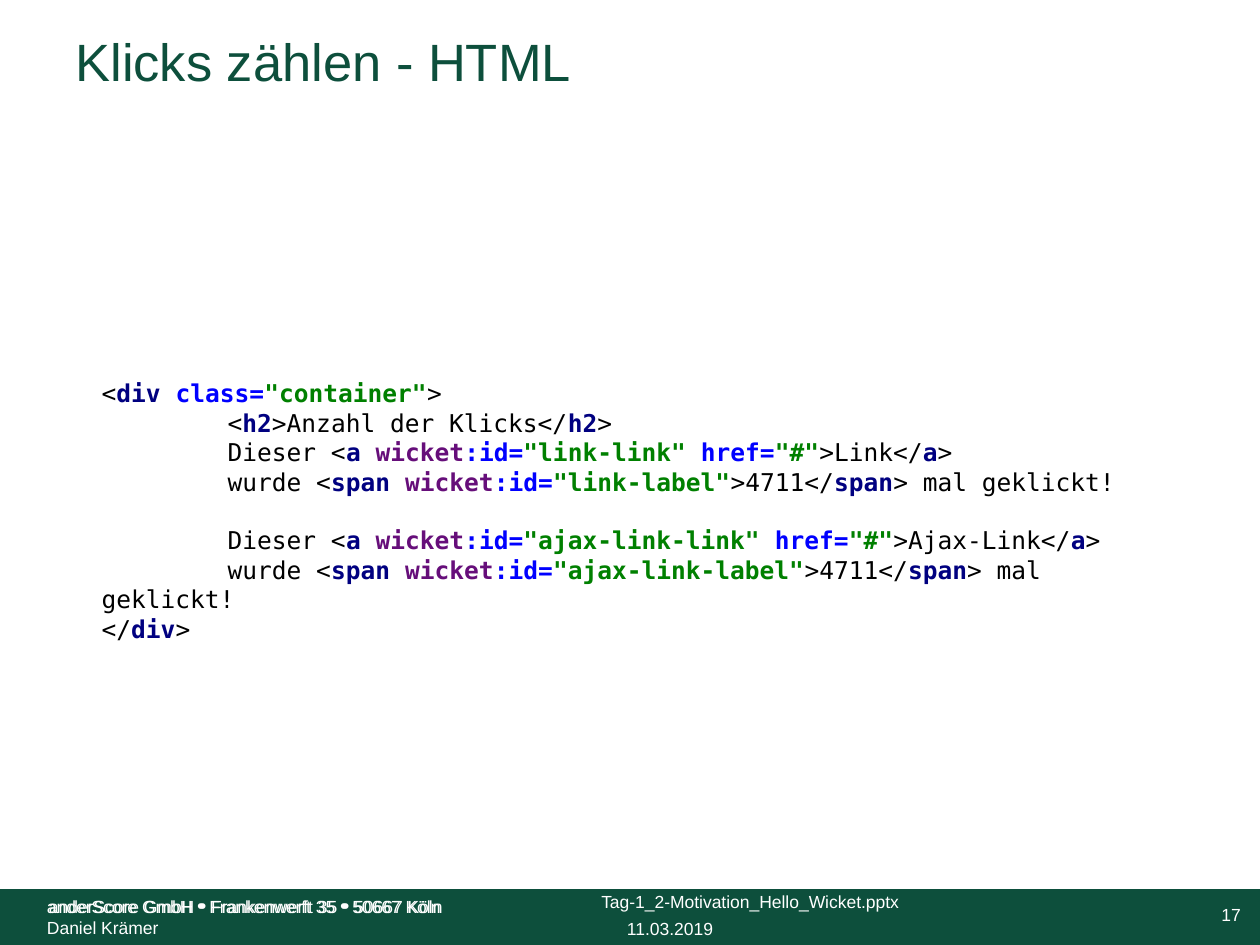
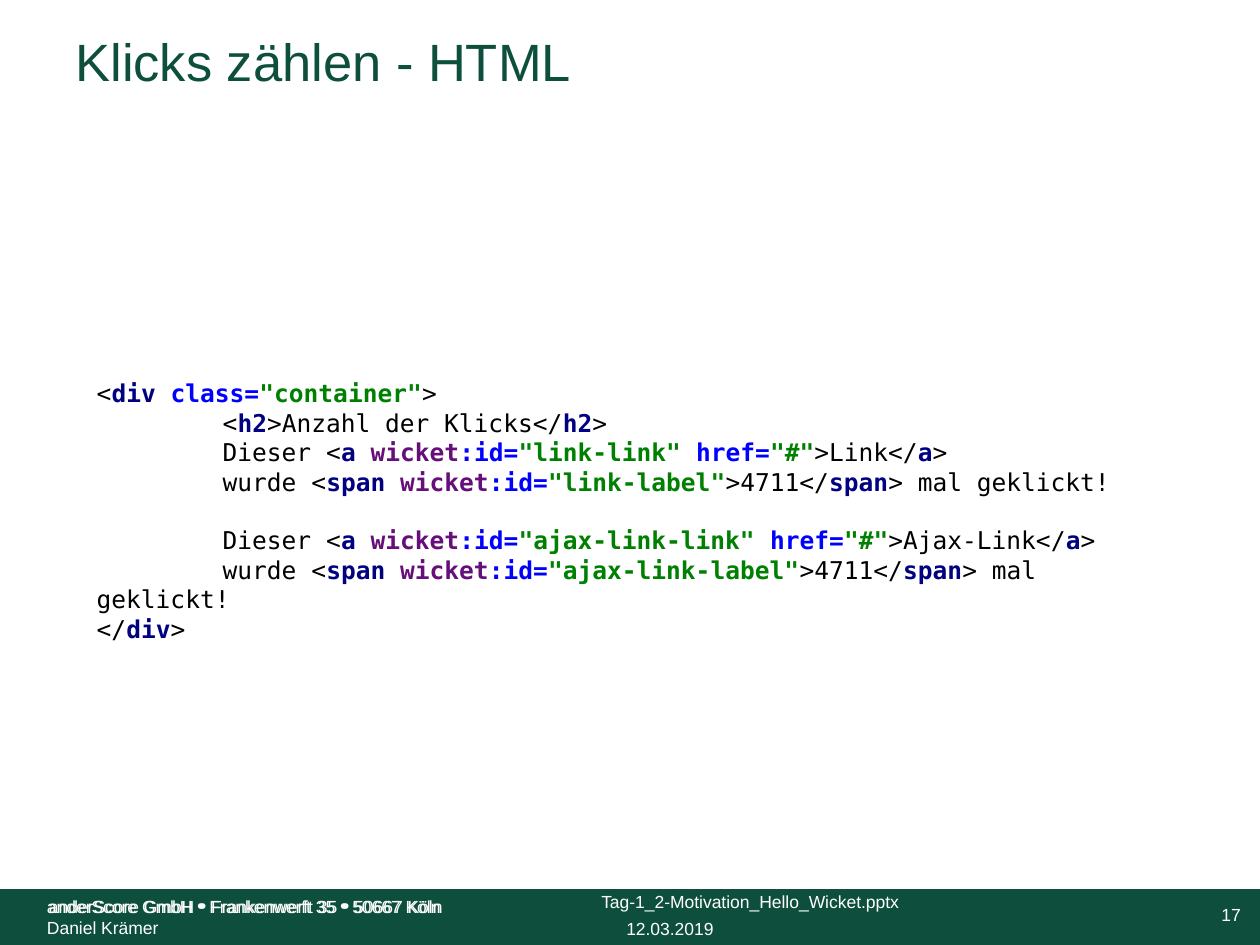
Before and after one commit to anderscore-gmbh/wicket-training, a slide deck: slide 17 of slides/Tag-1_2-Motivation_Hello_Wicket.pptx. Drawn at 1260x945 pixels with LibreOffice and Linux fonts; fonts in the diff are those of the drawing; background and template pictures are left out. Boxes give left, top, right and bottom in pixels: in the first picture for what was removed or moved away, otherwise in the second. Text is boxed around its words. In the diff, an @@ line names an element or a change of style, - is before the commit and + after.

```diff
--- a/slides/Tag-1_2-Motivation_Hello_Wicket.pptx
+++ b/slides/Tag-1_2-Motivation_Hello_Wicket.pptx
@@ text "<div class="container"> <h2>Anzahl der Klicks</h2> ...": place and size @@
-text "<div class="container"> <h2>Anzahl der Klicks</h2> ..." at (102,382,1115,614)
+text "<div class="container"> <h2>Anzahl der Klicks</h2> ..." at (97,382,1110,614)
@@ text at (626,922,713,935): text changed @@
-11.03.2019
+12.03.2019
```
Also in this commit, not shown: 20 other slides changed.
